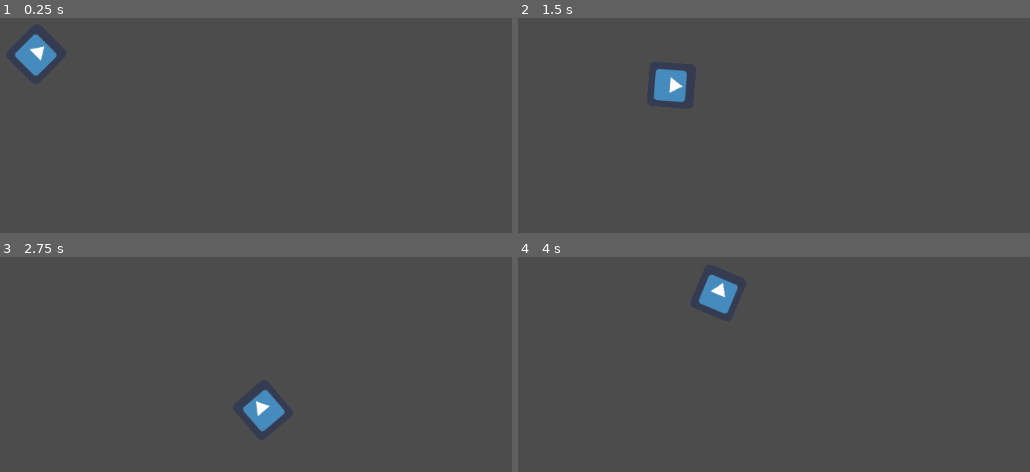
Above: before the commit, frames 1-4 (two rows, left to right).
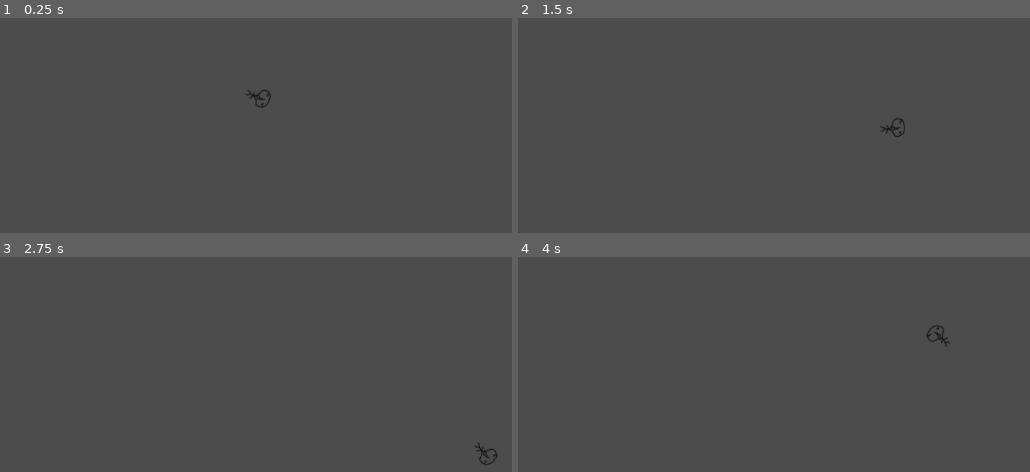
Above: after the commit, the same moments.

Repository: drarbego/Disparos
Game: Godot game, scene res://scenes/World.tscn
Same seed, same stepped clock (60 frames per second), same inputs: the game is played once before the commit and once after it. Before the commit the project starts from res://World.tscn. The engine's default icon, where the game draws it, is replaced by a stand-in: a white triangle on a blue panel in a dark square.
Inputs (mouse positions are in pixels of both pictures, inside the frame that each line leads up to):
- Up to frame 1 (0.25 s): no input
- Up to frame 2 (1.5 s): tap Enter at 0.5 s; move the mouse to (932, 69) at 0.52 s; hold D (right) 0.53-1.28 s; move the mouse to (599, 116) at 1.27 s; hold S (down) from 1.28 s (still down)
- Up to frame 3 (2.75 s): move the mouse to (outside the picture) at 2.02 s; release S (down) at 2.03 s; hold D (right) from 2.03 s (still down)
- Up to frame 4 (4 s): move the mouse to (717, 424) at 2.77 s; release D (right) at 2.78 s; hold W (up) 2.78-3.53 s; move the mouse to (999, 403) at 3.52 s; hold A (left) from 3.53 s (still down)

The runs differ from the first frame. In frame 1, 1.0% of the frame differs, in the area x 2-53%, y 7-42%; in frame 2, 1.0%, in the area x 26-76%, y 23-56%; in frame 3, 1.0%; in frame 4, 1.0%.

Commit message:
coded basic movement, rotation and added new sprite

Diff:
--- a/KinematicBody2D.gd
+++ /dev/null
@@ -1,30 +0,0 @@
-extends KinematicBody2D
-
-export (int) var speed = 200
-
-var velocity
-
-func get_input():
-    velocity = Vector2()
-    if Input.is_action_pressed('right'):
-        velocity.x += 1
-    if Input.is_action_pressed('left'):
-        velocity.x -= 1
-    if Input.is_action_pressed('down'):
-        velocity.y += 1
-    if Input.is_action_pressed('up'):
-        velocity.y -= 1
-    velocity = velocity.normalized() * speed
-    var mouse_pos = get_global_mouse_position()
-    var distance = (mouse_pos-position).length()
-    var new_angle = (mouse_pos-position).angle() + PI
-    var x = distance * cos(new_angle) + mouse_pos.x
-    var y = distance * sin(new_angle) + mouse_pos.y
-    self.look_at(Vector2(x, y))
-    print("new angle ", new_angle)
-    print("new pos", Vector2(x, y))
-
-
-func _physics_process(delta):
-    get_input()
-    move_and_slide(velocity)
--- a/World.tscn
+++ /dev/null
@@ -1,33 +0,0 @@
-[gd_scene load_steps=4 format=2]
-
-[ext_resource path="res://KinematicBody2D.gd" type="Script" id=1]
-[ext_resource path="res://icon.png" type="Texture" id=2]
-
-[sub_resource type="RectangleShape2D" id=1]
-
-custom_solver_bias = 0.0
-extents = Vector2( 10, 10 )
-
-[node name="World" type="Node2D" index="0"]
-
-[node name="KinematicBody2D" type="KinematicBody2D" parent="." index="0"]
-
-position = Vector2( 250, 250 )
-input_pickable = false
-collision_layer = 1
-collision_mask = 1
-collision/safe_margin = 0.08
-script = ExtResource( 1 )
-_sections_unfolded = [ "Transform" ]
-speed = 200
-
-[node name="Sprite" type="Sprite" parent="KinematicBody2D" index="0"]
-
-scale = Vector2( 0.891041, 0.930427 )
-texture = ExtResource( 2 )
-_sections_unfolded = [ "Transform" ]
-
-[node name="CollisionShape2D" type="CollisionShape2D" parent="KinematicBody2D" index="1"]
-
-shape = SubResource( 1 )
-disabled = true
--- a/project.godot
+++ b/project.godot
@@ -11,7 +11,7 @@
 [application]
 
 config/name="Disparos"
-run/main_scene="res://World.tscn"
+run/main_scene="res://scenes/World.tscn"
 config/icon="res://icon.png"
 
 [input]
--- /dev/null
+++ b/scenes/World.tscn
@@ -0,0 +1,7 @@
+[gd_scene load_steps=2 format=2]
+
+[ext_resource path="res://scenes/player.tscn" type="PackedScene" id=1]
+
+[node name="world" type="Node2D" index="0"]
+
+[node name="player" parent="." index="0" instance=ExtResource( 1 )]
--- /dev/null
+++ b/scenes/player.tscn
@@ -0,0 +1,33 @@
+[gd_scene load_steps=4 format=2]
+
+[ext_resource path="res://scripts/player.gd" type="Script" id=1]
+[ext_resource path="res://sprites/player.png" type="Texture" id=2]
+
+[sub_resource type="RectangleShape2D" id=1]
+
+custom_solver_bias = 0.0
+extents = Vector2( 16, 16 )
+
+[node name="player" type="Area2D"]
+
+position = Vector2( 533.39, 305.677 )
+input_pickable = true
+gravity_vec = Vector2( 0, 1 )
+gravity = 98.0
+linear_damp = 0.1
+angular_damp = 1.0
+audio_bus_override = false
+audio_bus_name = "Master"
+script = ExtResource( 1 )
+__meta__ = {
+"_edit_group_": true
+}
+speed = 200
+
+[node name="sprite" type="Sprite" parent="." index="0"]
+
+texture = ExtResource( 2 )
+
+[node name="shape" type="CollisionShape2D" parent="." index="1"]
+
+shape = SubResource( 1 )
--- /dev/null
+++ b/scripts/player.gd
@@ -0,0 +1,27 @@
+extends Area2D
+
+export (int) var speed = 200
+
+func get_velocity(delta):
+	var velocity = Vector2()
+	if Input.is_action_pressed('right'):
+		velocity.x += 1
+	if Input.is_action_pressed('left'):
+		velocity.x -= 1
+	if Input.is_action_pressed('down'):
+		velocity.y += 1
+	if Input.is_action_pressed('up'):
+		velocity.y -= 1
+	return velocity.normalized() * speed * delta
+
+func look_at_mouse():
+	var mouse_pos = get_global_mouse_position()
+	var angle = position.angle_to_point(mouse_pos)
+	rotation = angle + PI/2
+
+func _ready():
+	set_process(true)
+
+func _process(delta):
+	look_at_mouse()
+	position += get_velocity(delta)
Binary file added: sprites/player.png
Not shown, added: sprites/player.png.import
